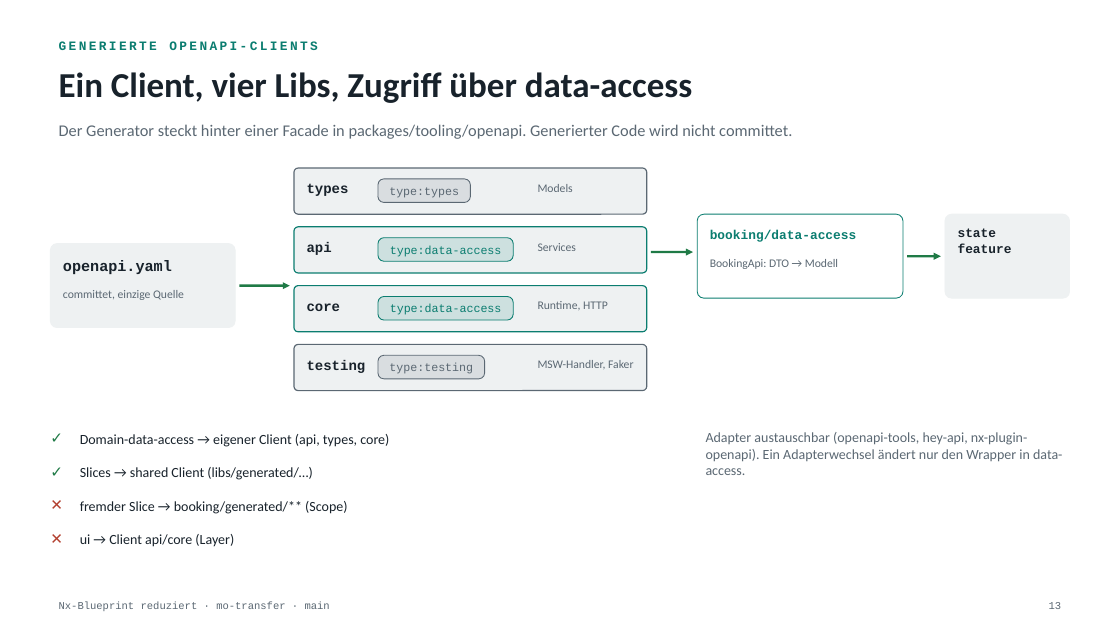
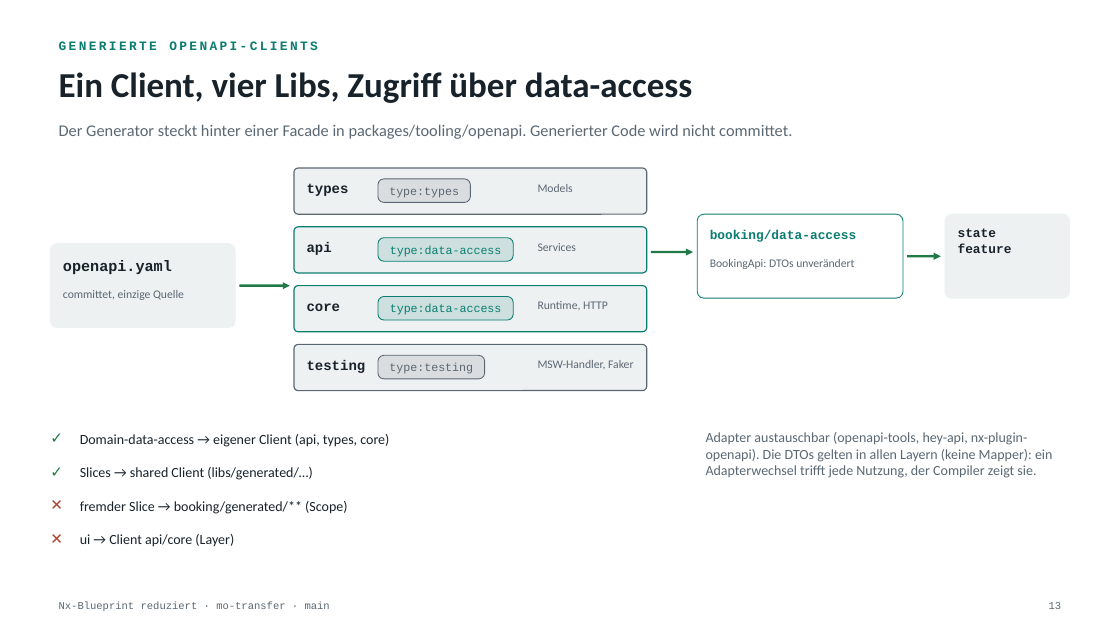
Before and after one commit to michaelbe812/mo-transfer, a slide deck: slide 13 of docs/architektur.pptx. Drawn at 1120x630 pixels with LibreOffice and Linux fonts; fonts in the diff are those of the drawing. Boxes give left, top, right and bottom in pixels: in the first picture for what was removed or moved away, otherwise in the second. Text is boxed around its words. In the diff, an @@ line names an element or a change of style, - is before the commit and + after.

```diff
--- a/docs/architektur.pptx
+++ b/docs/architektur.pptx
@@ text at (710,259,854,269): text changed @@
-BookingApi: DTO → Modell
+BookingApi: DTOs unverändert
@@ text at (706,432,1053,478): text changed @@
-Adapter austauschbar (openapi-tools, hey-api, nx-plugin-openapi). Ein Adapterwechsel ändert nur den Wrapper in data-access.
+Adapter austauschbar (openapi-tools, hey-api, nx-plugin-openapi). Die DTOs gelten in allen Layern (keine Mapper): ein Adapterwechsel trifft jede Nutzung, der Compiler zeigt sie.
```
Also in this commit, not shown: 3 other slides changed, 54 other files.
